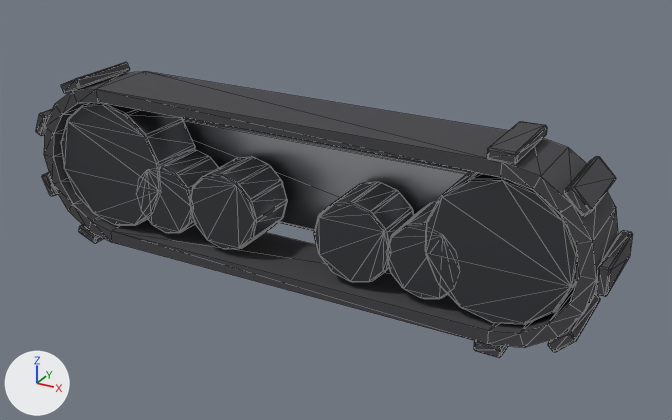
Two versions of the glTF model Arena/assets/parts/drive/track_unit.glb, one commit apart.
The view is the same before and after, from a 50 mm lens placed at (0.509, -0.84, 0.41), pointed at (0.032, 0.028, -0.024). Arrows for +X, +Y and +Z are at lower left; the lights stay in place. The picture after the commit comes second. Mesh edges are drawn as thin lines. Vertices at exactly the same position are counted once.

The first picture shows 'body'.
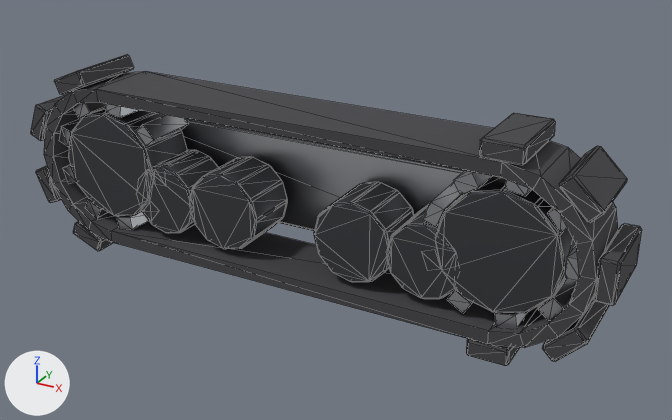
Scene script edits in JSON lines:
```json
{"block": "me_body", "where": "# used by ob_body; location = (0.0, 0.0, 0.0)"}
{"op": "remove", "block": "me_body", "code": "me_body.from_pydata(...)  # 1040 vertices, 1968 faces; spans x -0.358..0.362, y -0.047..0.079, z -0.112..0.112"}
{"op": "add", "block": "me_body", "code": "me_body.from_pydata(...)  # 1288 vertices, 2394 faces; spans x -0.369..0.37, y -0.047..0.092, z -0.12..0.12"}
{"block": "me_body", "change": "me_body part 1: a new loose piece, a box spanning x 0.318..0.334, y -0.034..0.034, z -0.011..0.011, in mat_steel (light grey #cbced3)"}
{"block": "me_body", "change": "me_body part 2: the loose piece of 24 vertices spanning x 0.235..0.265, y -0.047..0.047, z -0.112..-0.1 is scaled about its middle by (1.56, 0.993, 1.76), then moved by (0.0, 0.0, -0.004)"}
{"block": "me_body", "change": "me_body part 3: the loose piece of 24 vertices spanning x 0.35..0.362, y -0.047..0.047, z -0.015..0.015 is scaled about its middle by (1.76, 0.993, 1.56), then moved by (0.004, 0.0, 0.0)"}
{"block": "me_body", "change": "me_body part 4: the loose piece of 24 vertices spanning x 0.235..0.265, y -0.047..0.047, z 0.1..0.112 is scaled about its middle by (1.56, 0.993, 1.76), then moved by (0.0, 0.0, 0.004)"}
{"block": "me_body", "change": "me_body part 5: the loose piece of 72 vertices spanning x 0.127..0.213, y -0.035..0.035, z -0.073..0.013 is copied, and the copy is scaled about its middle by (1.56, 1.06, 1.56), then moved by (0.08, 0.0, 0.03); it spans x 0.183..0.317, y -0.037..0.037, z -0.067..0.067"}
{"block": "me_body", "change": "me_body part 6: the loose piece of 72 vertices spanning x -0.213..-0.127, y -0.035..0.035, z -0.073..0.013 is copied, and the copy is scaled about its middle by (1.56, 1.06, 1.56), then moved by (-0.08, 0.0, 0.03); it spans x -0.317..-0.183, y -0.037..0.037, z -0.067..0.067"}
{"block": "me_body", "change": "me_body part 7: the loose piece of 24 vertices spanning x 0.312..0.338, y -0.047..0.047, z -0.088..-0.062 is rebuilt with 24 vertices and now spans x 0.306..0.349, y -0.047..0.047, z -0.099..-0.056"}
{"block": "me_body", "change": "me_body part 8: the loose piece of 24 vertices spanning x -0.306..-0.275, y -0.047..0.047, z 0.087..0.108 is rebuilt with 24 vertices and now spans x -0.316..-0.268, y -0.047..0.047, z 0.085..0.119"}
{"block": "me_body", "change": "me_body part 9: the loose piece of 24 vertices spanning x -0.306..-0.275, y -0.047..0.047, z -0.108..-0.087 is rebuilt with 24 vertices and now spans x -0.316..-0.268, y -0.047..0.047, z -0.119..-0.085"}
{"block": "me_body", "change": "me_body part 10: the loose piece of 24 vertices spanning x 0.312..0.338, y -0.047..0.047, z 0.062..0.088 is rebuilt with 24 vertices and now spans x 0.306..0.349, y -0.047..0.047, z 0.056..0.099"}
{"block": "me_body", "change": "me_body part 11: the loose piece of 24 vertices spanning x -0.358..-0.337, y -0.047..0.047, z 0.025..0.056 is rebuilt with 24 vertices and now spans x -0.369..-0.335, y -0.047..0.047, z 0.018..0.066"}
{"block": "me_body", "change": "me_body part 12: the loose piece of 24 vertices spanning x -0.358..-0.337, y -0.047..0.047, z -0.056..-0.025 is rebuilt with 24 vertices and now spans x -0.369..-0.335, y -0.047..0.047, z -0.066..-0.018"}
{"block": "me_body", "change": "me_body part 13: 168 vertices removed from x -0.328..0.328, y -0.037..0.037, z -0.08..0.08; 224 vertices added at x -0.333..0.321, y -0.034..0.087, z -0.085..0.085"}
{"block": "me_body", "change": "other edits to the shape of me_body do not show in these pictures"}
```

Location of each change, [x1, y1, x2, y2] in pixels of the pictures (672 x 420 px; the box of a moved part takes in the faces that stretch with it):
```json
{"object": "body", "change": "reshaped", "before": [36, 62, 633, 357], "after": [31, 54, 642, 366]}
{"part": 1, "of": "me_body", "change": "added", "after": [565, 246, 579, 281]}
{"part": 2, "of": "me_body", "change": "moved or reshaped", "before": [474, 341, 508, 357], "after": [466, 339, 520, 366]}
{"part": 3, "of": "me_body", "change": "moved or reshaped", "before": [595, 230, 633, 296], "after": [594, 223, 642, 306]}
{"part": 4, "of": "me_body", "change": "moved or reshaped", "before": [487, 121, 547, 164], "after": [479, 113, 555, 165]}
{"part": 5, "of": "me_body", "change": "added", "after": [435, 176, 576, 313]}
{"part": 6, "of": "me_body", "change": "added", "after": [69, 108, 187, 216]}
{"part": 7, "of": "me_body", "change": "rebuilt", "before": [548, 294, 600, 352], "after": [542, 298, 609, 362]}
{"part": 8, "of": "me_body", "change": "rebuilt", "before": [61, 62, 130, 93], "after": [54, 54, 134, 95], "on screen": "16% wider, 31% taller"}
{"part": 9, "of": "me_body", "change": "rebuilt", "before": [79, 225, 104, 243], "after": [73, 221, 112, 251]}
{"part": 10, "of": "me_body", "change": "rebuilt", "before": [564, 156, 616, 216], "after": [559, 146, 627, 223], "on screen": "30% wider, 28% taller"}
{"part": 11, "of": "me_body", "change": "rebuilt", "before": [36, 109, 52, 136], "after": [31, 94, 68, 141]}
{"part": 12, "of": "me_body", "change": "rebuilt", "before": [42, 172, 58, 196], "after": [36, 166, 61, 203]}
{"part": 13, "of": "me_body", "change": "moved or reshaped", "before": [61, 102, 579, 325], "after": [60, 102, 577, 328]}
```
